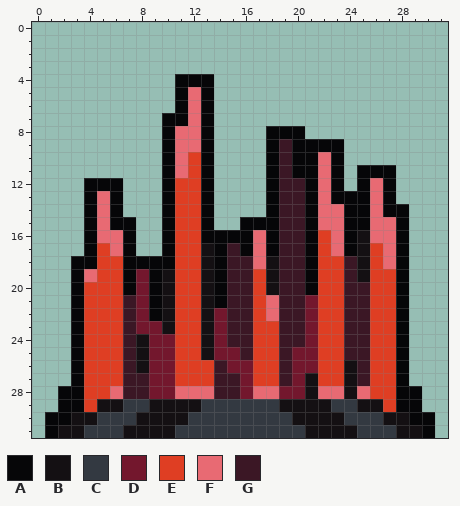
One commit to this pixel-art sprite: data/textures/^-texture.png. That is the earlier state.
The file is 128x128 pixels, drawn in blocks of 4x4; one block is one cell here.
Palette (. is transparent): A #060608  B #141013  C #333941  D #73172d  E #df3e23  F #e86a73  G #3b1725
The result:
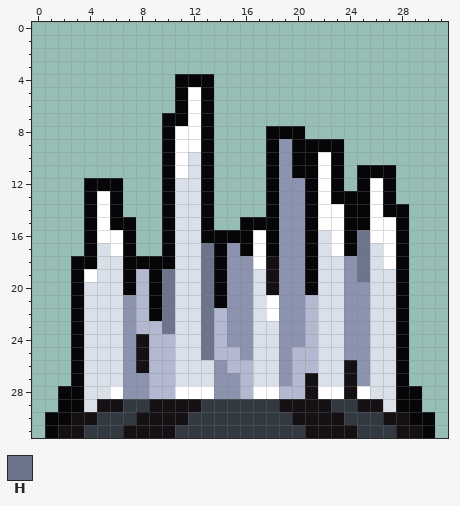
Colours new in this view: H #6d758d
Changes in this commit:
@@ palette @@
-D #73172d
+D #b3b9d1
-E #df3e23
+E #dae0ea
-F #e86a73
+F #ffffff
-G #3b1725
+G #8b93af
@@ x 8..27 @@
 15 ..AEEA..AAAGGAFFAAFF
-16 ..AEEAAAAFAGGAEFABFF
-17 ..AEEBAGAFAGGAEFABEF
-18 AAAEEBAGGFBGGAEEGBEF
-19 DABEEBAGGEBGGAEEGBEE
-20 DABEEBAGGEBGGAEEGGEE
-21 DABEEBAGGEFGGDEEGGEE
-22 DABEEBDGGEFGGDEEGGEE
-23 DDBEEBDGGEEGGDEEGGEE
-24 BDDEEBDGGEEGGDEEGGEE
-25 BDDEEBDDGEEGDDEEGGEE
+16 ..AEEAAAAFAGGAEFAHFF
+17 ..AEEHAGAFAGGAEFAHEF
+18 AAAEEHAGGFBGGAEEGHEF
+19 DAHEEHAGGEBGGAEEGHEE
+20 DAHEEHAGGEBGGAEEGGEE
+21 DAHEEHAGGEFGGDEEGGEE
+22 DAHEEHDGGEFGGDEEGGEE
+23 DDHEEHDGGEEGGDEEGGEE
+24 BDDEEHDGGEEGGDEEGGEE
+25 BDDEEHDDGEEGDDEEGGEE
 26 BDDEEEGDDEEGDDEEBGEE
Boxes around the changes in both pictures, in picture pixels (x1, y1, x2, y2):
changed: (84, 87, 396, 412)
